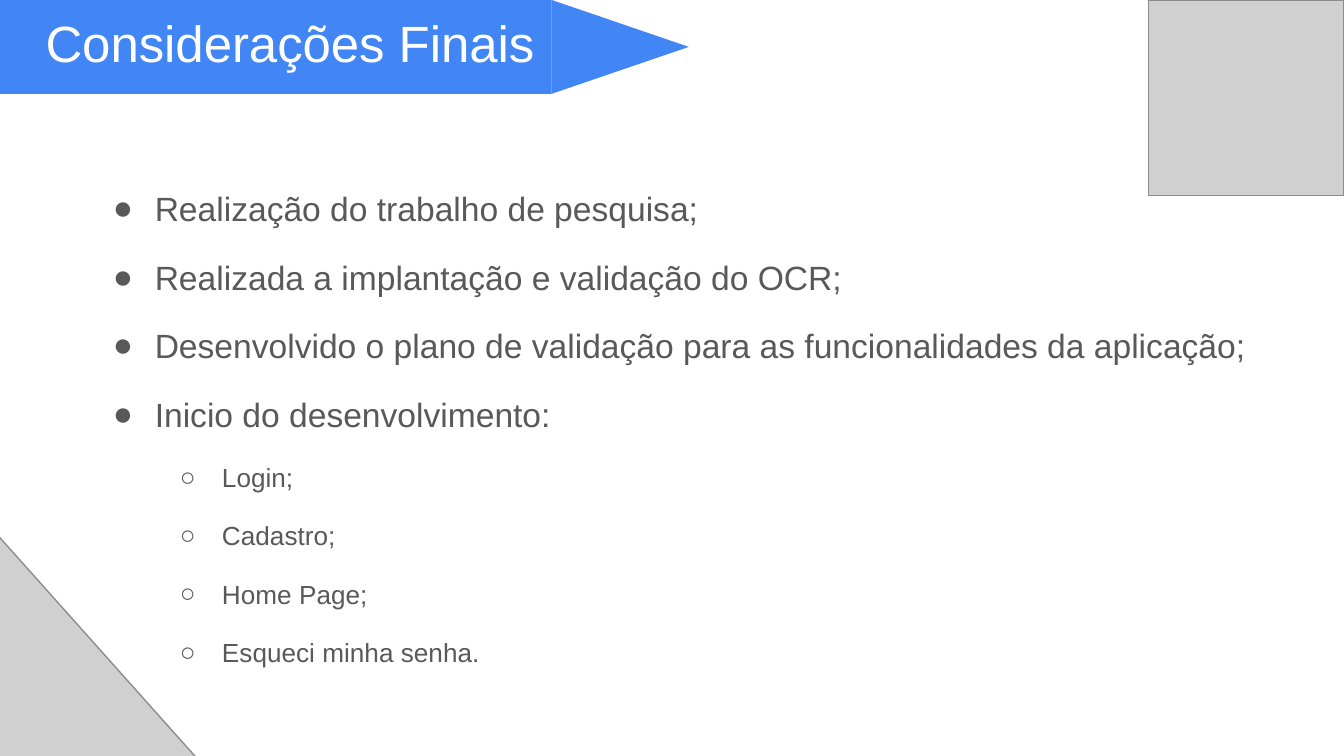
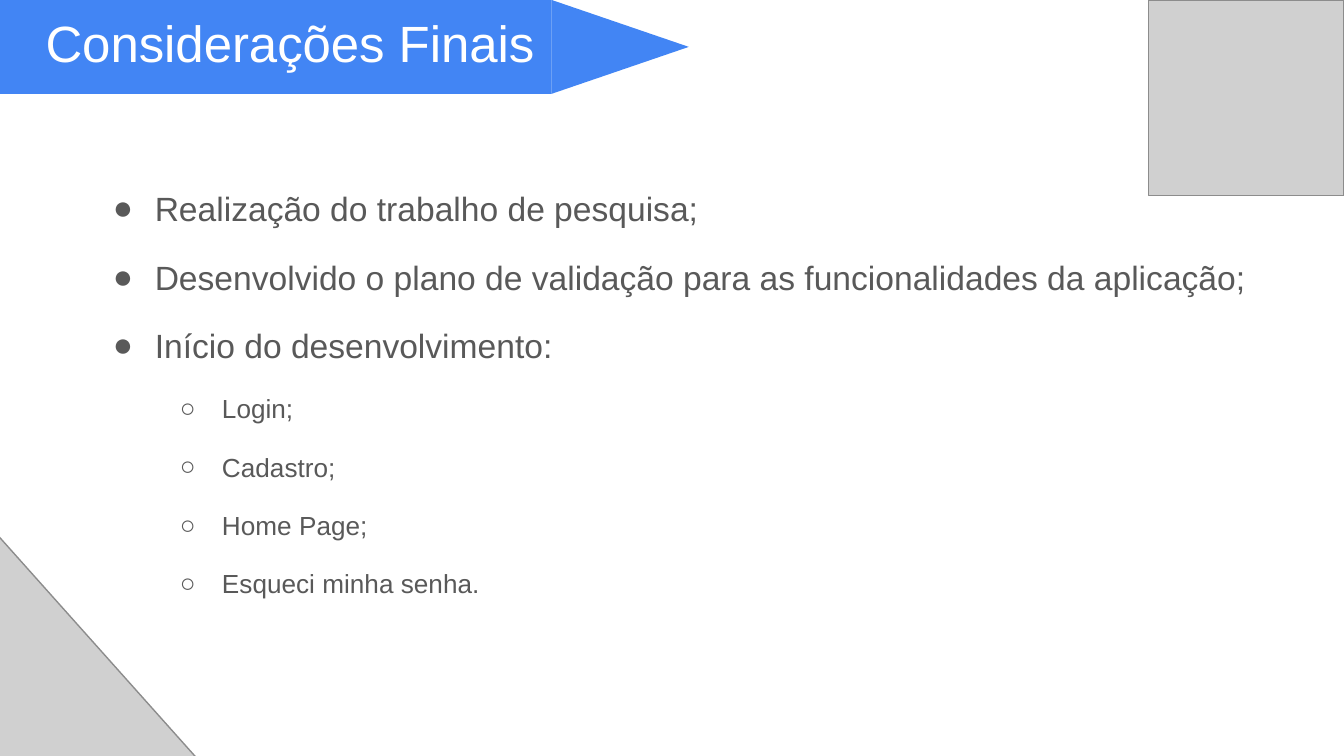
Before and after one commit to lucas41/TCC_2023, a slide deck: slide 9 of Documentos/Desenvolvimento de plataforma web para gestão de finanças.pptx. Drawn at 1344x756 pixels with LibreOffice and Linux fonts; fonts in the diff are those of the drawing; grey boxes stand for pictures. Boxes give left, top, right and bottom in pixels: in the first picture for what was removed or moved away, otherwise in the second. Text is boxed around its words. In the diff, an @@ line names an element or a change of style, - is before the commit and + after.

```diff
--- a/Documentos/Desenvolvimento de plataforma web para gestão de finanças.pptx
+++ b/Documentos/Desenvolvimento de plataforma web para gestão de finanças.pptx
@@ text at <box>155,265,842,296</box>: paragraph removed @@
-● Realizada a implantação e validação do OCR;
@@ text at <box>155,333,552,359</box>: text changed @@
-● Inicio do desenvolvimento:
+● Início do desenvolvimento:
```
Also in this commit, not shown: 3 other slides changed, 16 other files.
